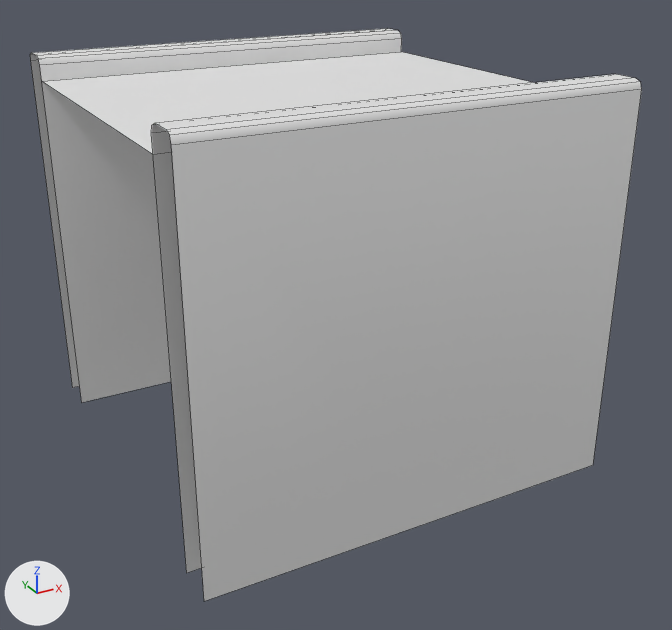
One commit to the FBX model Assets/000.Eeeeden/00-Fbxs/02-Factory/00-Rail/Rail-Straight-Side.fbx: the scene before it, then after it.
The view is the same before and after, from a 50 mm camera at (-0.968, -1.881, 1.236) aimed at (0.025, -0.076, 0.333). The axes (+X, +Y, +Z) are drawn at lower left. The lights are the same throughout. Mesh edges are drawn as thin lines. Where no turn or scale is listed for an object, it has been applied to the vertices. Vertices at the same position are counted once.

Names of what the first picture shows: 'Rail-Straight-Side'.
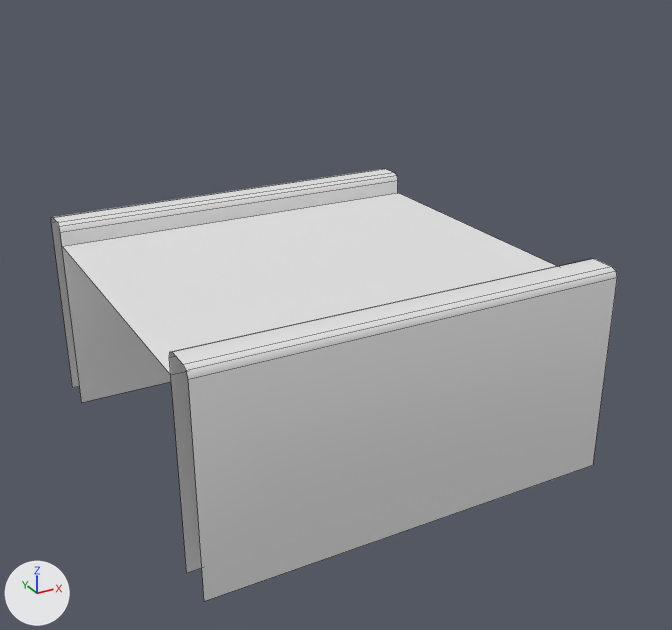
Changed parts and their boxes [x1, y1, x2, y2] in the pictures (672 x 630 px; the box of a moved part takes in the faces that stretch with it):
'Rail-Straight-Side', reshaped (8% narrower, 24% shorter)
    before: [30, 29, 642, 601]
    after: [51, 169, 617, 601]
part 1 of me_rail_straight_side, moved or reshaped
    before: [42, 52, 533, 154]
    after: [62, 193, 557, 375]
part 2 of me_rail_straight_side, moved or reshaped
    before: [151, 74, 642, 382]
    after: [169, 259, 617, 382]
part 3 of me_rail_straight_side, moved or reshaped
    before: [30, 29, 402, 402]
    after: [51, 169, 398, 402]

Diff of the bpy script that builds the scene:
```diff
--- a/Assets/000.Eeeeden/00-Fbxs/02-Factory/00-Rail/Rail-Straight-Side.fbx.py
+++ b/Assets/000.Eeeeden/00-Fbxs/02-Factory/00-Rail/Rail-Straight-Side.fbx.py
@@ me_rail_straight_side @@
 me_rail_straight_side.from_pydata(...)  # 39 vertices, 15 faces; spans x -0.5..0.5, y -0.5..0.5, z 0.0..0.915
 # used by ob_rail_straight_side; location = (0.0, 0.0, 0.0)
+# me_rail_straight_side part 1: the loose piece of 4 vertices spanning x -0.5..0.5, y -0.404..0.404, z 0.859 is moved by (0.0, 0.0, -0.41)
+# me_rail_straight_side part 2: all 12 vertices in x -0.5..0.5, y -0.5..-0.404, z 0.895..0.915 are moved by (0.0, 0.0, -0.41)
+# me_rail_straight_side part 3: all 12 vertices in x -0.5..0.5, y 0.404..0.5, z 0.895..0.915 are moved by (0.0, 0.0, -0.41)
```
